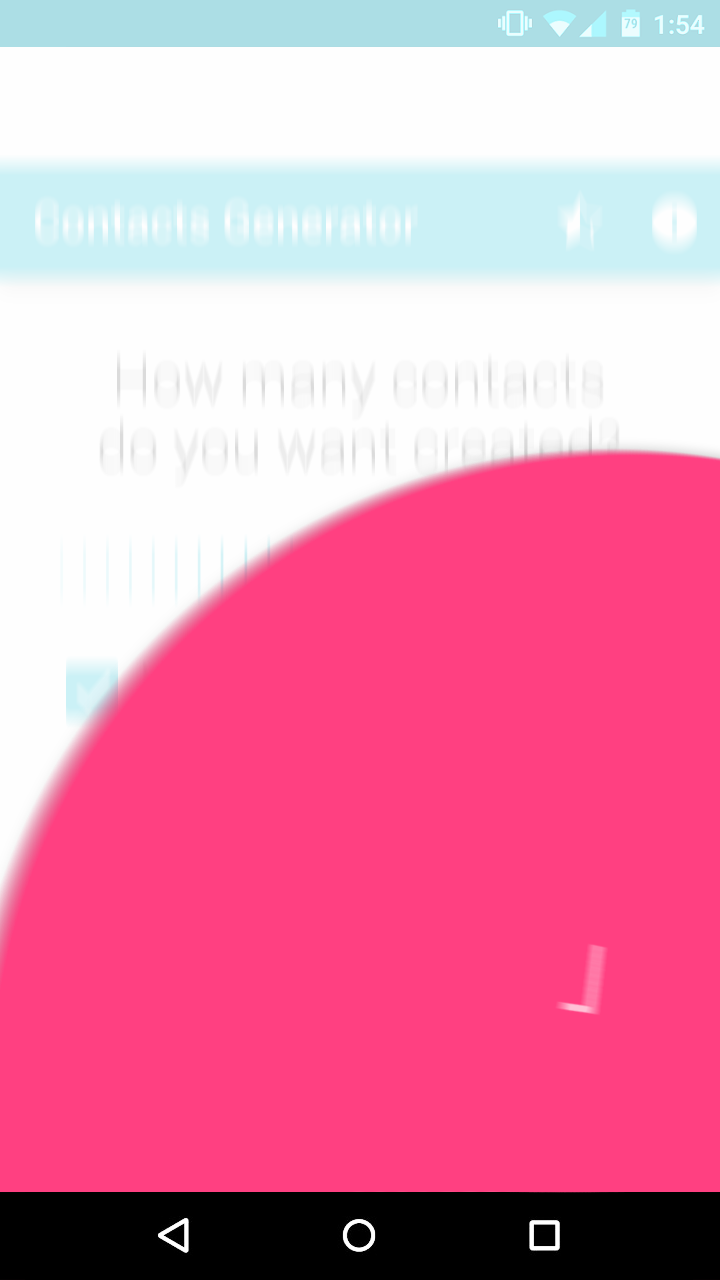
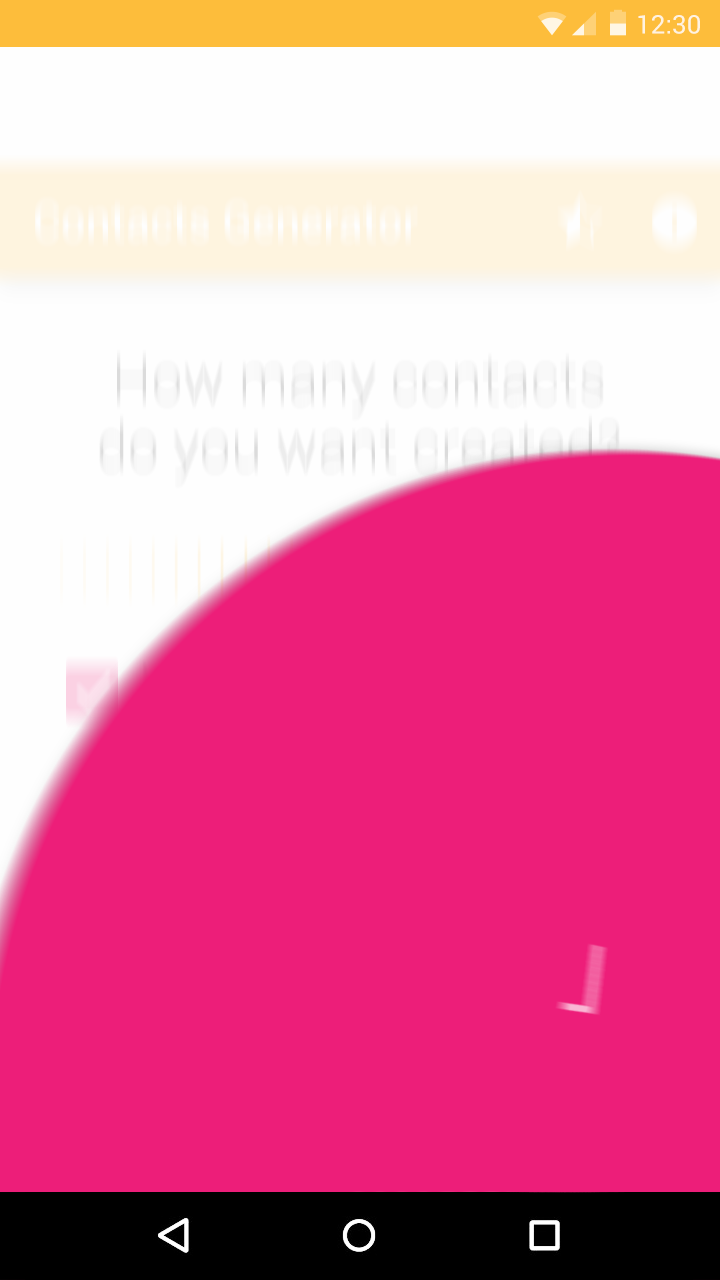
Before/after of a 720px x 1280px layered artwork. What changed in the layer stack:
renamed "Status Bar" to "Status bar", opacity 32% → 100%, painted on it over (0, 0, 720, 47)
painted on "Old UI" over (0, 155, 720, 993)
